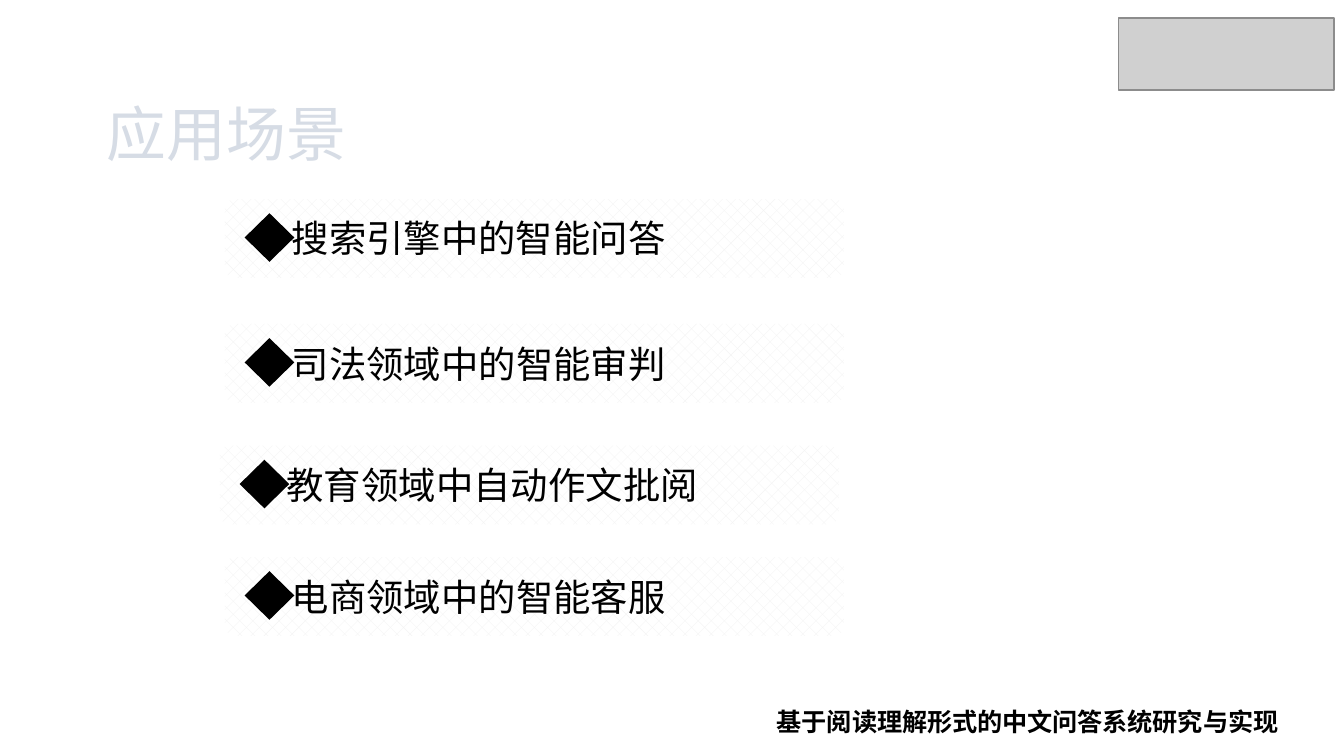
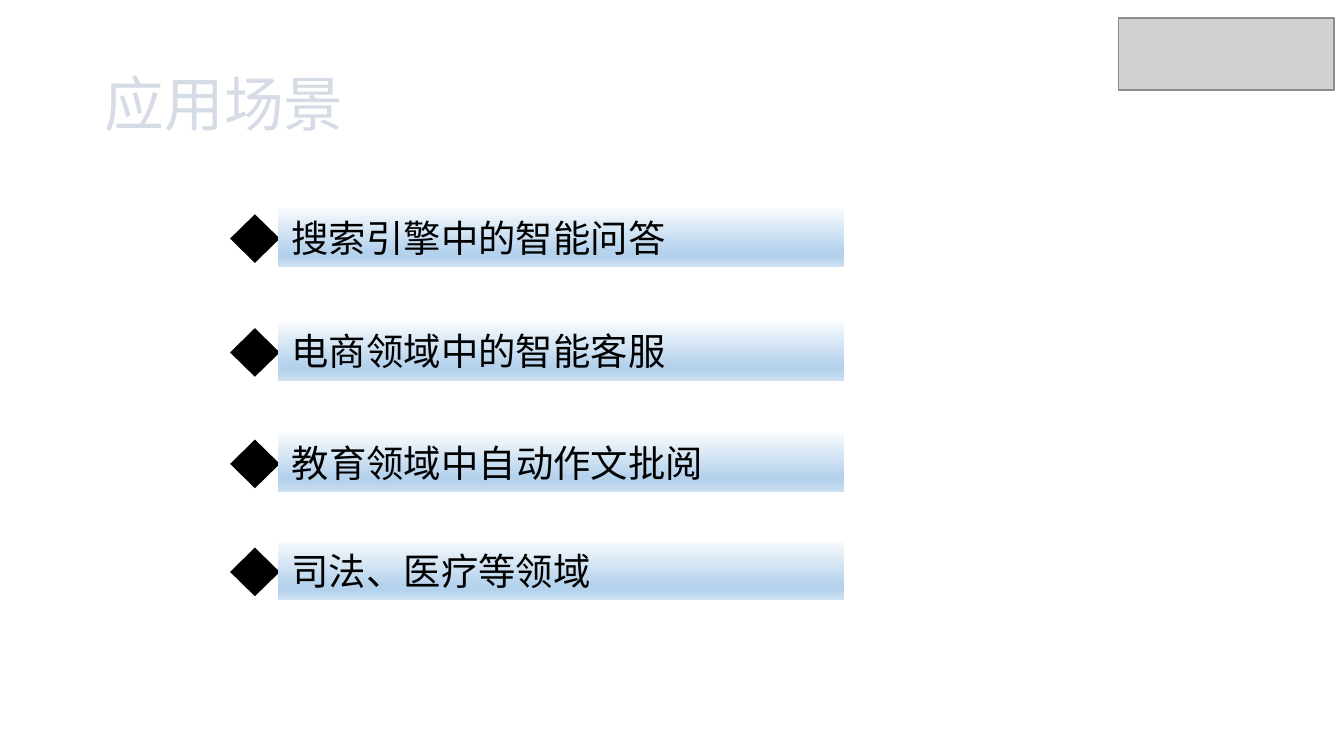
Before and after one commit to xhsun1997/ChineseMRC, a slide deck: slide 8 of 孙相会.pptx (slide 7 before the commit). Drawn at 1344x756 pixels with LibreOffice and Linux fonts; fonts in the diff are those of the drawing; grey boxes stand for pictures. Boxes give left, top, right and bottom in pixels: in the first picture for what was removed or moved away, otherwise in the second. Text is boxed around its words. In the diff, an @@ line names an element or a change of style, - is before the commit and + after.

```diff
--- a/孙相会.pptx
+++ b/孙相会.pptx
@@ text "应用场景": place and size @@
-text "应用场景" at (107,106,346,160)
+text "应用场景" at (105,76,344,130)
@@ rounded rectangle removed at (224,199,844,278) @@
@@ rectangle "搜索引擎中的智能问答": place and size @@
-rectangle "搜索引擎中的智能问答" at (292,220,666,255)
+rectangle "搜索引擎中的智能问答" at (278,208,844,267)
@@ diamond: place and size @@
-diamond at (246,215,293,261)
+diamond at (231,215,278,261)
@@ rounded rectangle: place and size @@
-rounded rectangle at (224,324,844,403)
+rounded rectangle at (224,313,844,392)
@@ diamond: place and size @@
-diamond at (246,340,293,386)
+diamond at (231,329,278,375)
@@ fill none to gradient #F7FAFD to #B5D2EC to #CEE1F2 in 3 elements at (278,208,844,267), (278,434,844,493), (278,323,844,382) @@
@@ rectangle "电商领域中的智能客服": place and size @@
-rectangle "电商领域中的智能客服" at (292,579,666,614)
+rectangle "电商领域中的智能客服" at (278,323,844,382)
@@ text removed at (292,346,666,381) @@
-司法领域中的智能审判
@@ rounded rectangle: place and size @@
-rounded rectangle at (220,446,840,526)
+rounded rectangle at (224,425,844,504)
@@ diamond: place and size @@
-diamond at (241,461,288,507)
+diamond at (231,441,278,487)
@@ rectangle "教育领域中自动作文批阅": place and size @@
-rectangle "教育领域中自动作文批阅" at (287,467,698,502)
+rectangle "教育领域中自动作文批阅" at (278,434,844,493)
@@ fill pattern #F2F2F2 on #FFFFFF to #FFFFFF in 3 elements at (224,313,844,392), (224,425,844,504), (224,532,844,612) @@
@@ rounded rectangle: place and size @@
-rounded rectangle at (224,558,844,637)
+rounded rectangle at (224,532,844,612)
@@ diamond: place and size @@
-diamond at (246,573,293,618)
+diamond at (231,548,278,594)
@@ rectangle added at (278,542,844,601), fill gradient #F7FAFD to #B5D2EC to #CEE1F2, 20 pt, text #000000 @@
+司法、医疗等领域
@@ text removed at (777,709,1278,734) @@
-基于阅读理解形式的中文问答系统研究与实现
```
Also in this commit, not shown: 9 other slides changed, 2 slides added, 3 slides removed, 5 other files.
